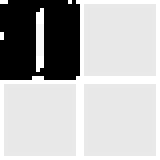
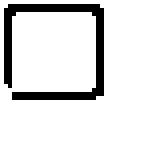
Revision of a layered (160, 160) image; what changed, layer by layer:
added group "patterns copy" with 5 layers above "patterns" over [0, 4, 104, 100]
added layer "bad" (2nd of 3, in "patterns copy") in group "patterns copy" over [4, 4, 104, 100]
renamed "Group 1" to "patterns", hid the group it (5 layers) over [0, 4, 76, 76]
hid "me" (3rd of 3, in "patterns") over [36, 8, 44, 72]
renamed "Layer 3" to "bg", hid it over [0, 0, 80, 80]
hid "Layer 2" over [0, 0, 156, 156]
